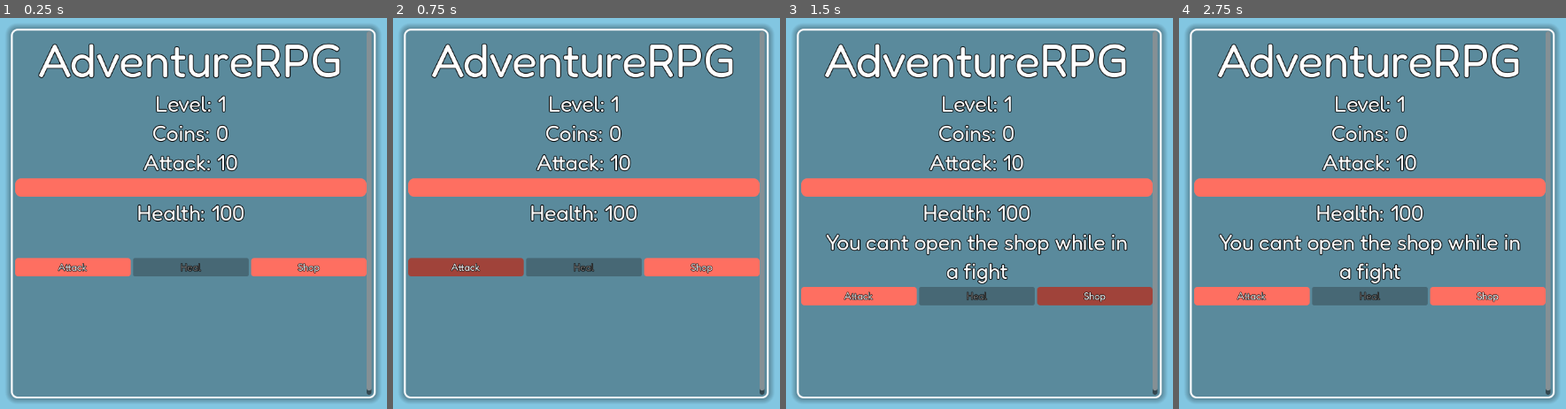
Above: before the commit, frames 1-4 (left to right).
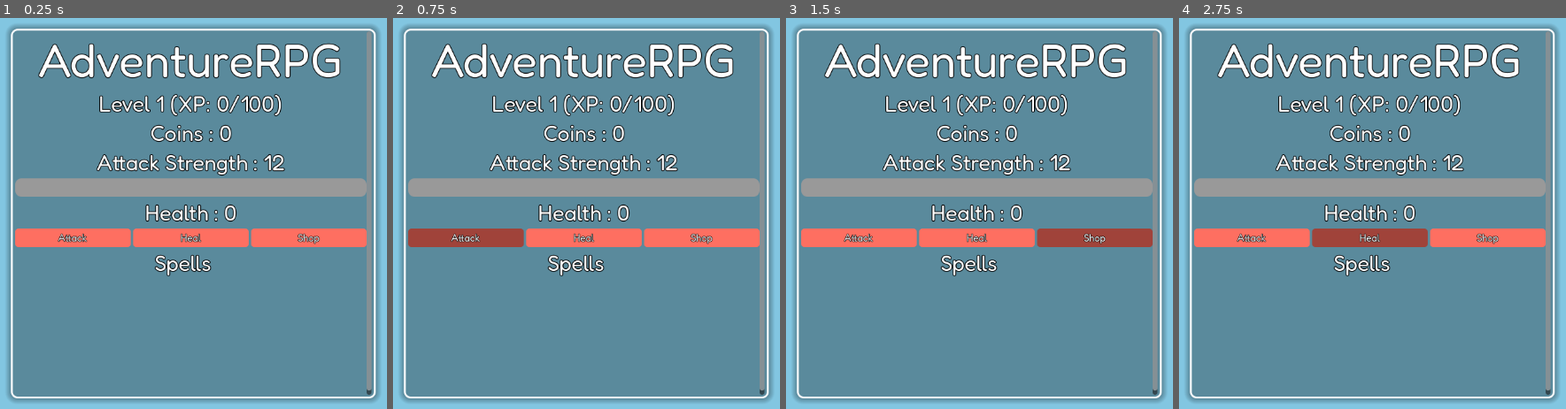
Above: after the commit, the same moments.

Repository: Overlord1304/AdventureRPG
Game: Godot game, scene res://scenes/main.tscn
Two runs of this game, one before a commit and one after it. Both use one fixed random seed, a clock stepped at 60 frames per second and the inputs below.
Inputs (mouse positions are in pixels of both pictures, inside the frame that each line leads up to):
- Up to frame 1 (0.25 s): no input
- Up to frame 2 (0.75 s): click "Attack" at 0.5 s
- Up to frame 3 (1.5 s): click "Shop" at 1.25 s
- Up to frame 4 (2.75 s): click (1368, 236) at 2 s, where only the run after the commit has a clickable "Heal"

The runs differ from the first frame. In frame 1, 17% of the frame differs, in the area x 3-95%, y 19-67%; in frame 2, 17%; in frame 3, 18%; in frame 4, 18%, in the area x 3-95%, y 19-74%.
Error before the commit: Invalid access to property or key 'attack_mul' on a base object of type 'Dictionary'. (res://scripts/main.gd:165)
Error after the commit: Parse Error: Expected end of statement after variable declaration, found "Identifier" instead. (res://scripts/global.gd:12)

Commit message:
made some enemy balancing changes

Diff:
--- a/scenes/main.tscn
+++ b/scenes/main.tscn
@@ -186,6 +186,19 @@
 vertical_alignment = 1
 autowrap_mode = 2
 
+[node name="Restart" type="Button" parent="s/ui"]
+visible = false
+custom_minimum_size = Vector2(0, 30)
+layout_mode = 2
+size_flags_horizontal = 3
+theme_override_constants/outline_size = 3
+theme_override_fonts/font = ExtResource("2_sugp2")
+theme_override_styles/normal = SubResource("StyleBoxFlat_tbgi4")
+theme_override_styles/pressed = SubResource("StyleBoxFlat_tipki")
+theme_override_styles/hover = SubResource("StyleBoxFlat_85g3d")
+theme_override_styles/focus = SubResource("StyleBoxEmpty_0wfyh")
+text = "Restart"
+
 [node name="HBoxContainer" type="HBoxContainer" parent="s/ui"]
 layout_mode = 2
 
@@ -269,6 +282,7 @@
 alignment = 1
 
 [node name="fireball" type="Button" parent="s/ui/spellselect/container"]
+visible = false
 custom_minimum_size = Vector2(100, 40)
 layout_mode = 2
 theme_override_constants/outline_size = 3
@@ -282,6 +296,7 @@
 text = "Fireball"
 
 [node name="iceblast" type="Button" parent="s/ui/spellselect/container"]
+visible = false
 custom_minimum_size = Vector2(100, 40)
 layout_mode = 2
 theme_override_constants/outline_size = 3
@@ -295,6 +310,7 @@
 text = "Ice Blast"
 
 [node name="baneofskeletons" type="Button" parent="s/ui/spellselect/container"]
+visible = false
 custom_minimum_size = Vector2(100, 40)
 layout_mode = 2
 theme_override_constants/outline_size = 3
@@ -321,6 +337,7 @@
 button_group = ExtResource("2_jyhfs")
 text = "Discharge"
 
+[connection signal="pressed" from="s/ui/Restart" to="." method="_on_restart_pressed"]
 [connection signal="pressed" from="s/ui/HBoxContainer/attack" to="." method="_on_attack_pressed"]
 [connection signal="pressed" from="s/ui/HBoxContainer/heal" to="." method="_on_heal_pressed"]
 [connection signal="pressed" from="s/ui/HBoxContainer/shop" to="." method="_on_shop_pressed"]
--- a/scenes/shop.tscn
+++ b/scenes/shop.tscn
@@ -702,6 +702,85 @@
 vertical_alignment = 1
 autowrap_mode = 2
 
+[node name="upg9" type="Button" parent="s/ui"]
+layout_mode = 2
+size_flags_horizontal = 3
+theme_override_constants/outline_size = 3
+theme_override_fonts/font = ExtResource("2_1l46r")
+theme_override_font_sizes/font_size = 32
+theme_override_styles/normal = SubResource("StyleBoxFlat_xfvoa")
+theme_override_styles/pressed = SubResource("StyleBoxFlat_1l46r")
+theme_override_styles/hover = SubResource("StyleBoxFlat_032fp")
+theme_override_styles/focus = SubResource("StyleBoxEmpty_2fc2m")
+text = "
+
+"
+
+[node name="upg9cost" type="Label" parent="s/ui/upg9"]
+layout_mode = 0
+offset_left = 276.0
+offset_top = 37.0
+offset_right = 943.0
+offset_bottom = 81.0
+size_flags_horizontal = 4
+theme_override_constants/outline_size = 5
+theme_override_fonts/font = ExtResource("2_1l46r")
+theme_override_font_sizes/font_size = 30
+text = "750 coins"
+vertical_alignment = 1
+autowrap_mode = 2
+
+[node name="Label" type="Label" parent="s/ui/upg9"]
+custom_minimum_size = Vector2(500, 0)
+layout_mode = 0
+offset_left = 16.0
+offset_top = -3.0
+offset_right = 516.0
+offset_bottom = 117.0
+size_flags_horizontal = 4
+theme_override_constants/outline_size = 5
+theme_override_fonts/font = ExtResource("2_1l46r")
+theme_override_font_sizes/font_size = 30
+text = "Strength Increase(+100 Attack
+Strength) -
+              "
+horizontal_alignment = 1
+vertical_alignment = 1
+autowrap_mode = 2
+
+[node name="Lvl20Overlay" type="Control" parent="s/ui/upg9"]
+layout_mode = 1
+anchors_preset = 15
+anchor_right = 1.0
+anchor_bottom = 1.0
+grow_horizontal = 2
+grow_vertical = 2
+
+[node name="ColorRect" type="ColorRect" parent="s/ui/upg9/Lvl20Overlay"]
+layout_mode = 1
+anchors_preset = 15
+anchor_right = 1.0
+anchor_bottom = 1.0
+grow_horizontal = 2
+grow_vertical = 2
+color = Color(0.11366529, 0.11366529, 0.113665275, 1)
+
+[node name="Label" type="Label" parent="s/ui/upg9/Lvl20Overlay"]
+custom_minimum_size = Vector2(500, 0)
+layout_mode = 0
+offset_left = 24.0
+offset_top = -8.0
+offset_right = 524.0
+offset_bottom = 83.0
+size_flags_horizontal = 4
+theme_override_constants/outline_size = 5
+theme_override_fonts/font = ExtResource("2_1l46r")
+theme_override_font_sizes/font_size = 30
+text = "Unlock at Level 20"
+horizontal_alignment = 1
+vertical_alignment = 1
+autowrap_mode = 2
+
 [connection signal="pressed" from="close" to="." method="_on_close_pressed"]
 [connection signal="pressed" from="s/ui/upg1" to="." method="_on_upg_1_pressed"]
 [connection signal="pressed" from="s/ui/upg2" to="." method="_on_upg_2_pressed"]
@@ -711,3 +790,4 @@
 [connection signal="pressed" from="s/ui/upg6" to="." method="_on_upg_6_pressed"]
 [connection signal="pressed" from="s/ui/upg7" to="." method="_on_upg_7_pressed"]
 [connection signal="pressed" from="s/ui/upg8" to="." method="_on_upg_8_pressed"]
+[connection signal="pressed" from="s/ui/upg9" to="." method="_on_upg_9_pressed"]
--- a/scripts/global.gd
+++ b/scripts/global.gd
@@ -2,14 +2,14 @@
 enum game_phase {FIGHTING,VICTORY,GAME_OVER}
 var phase = game_phase.FIGHTING
 var health = 100
-var max_health = 100
+var max_health = 750
 var currency = 0
-var base_attack = 10
-var level = 1
+var base_attack = 530
+var level = 20
 var xp = 0
 var xp_needed = 50
 var attack_bonus = 0
-var current_enemy = {}
+var current_enemy = {}vvrvrvvr
 var enemy_defeated = false
 var inventory = []
 var saves = "user://saves.save"
@@ -28,6 +28,7 @@
 var upg6cost = 220
 var upg7cost = 160
 var upg8cost = 750
+var upg9cost = 800
 func save_game():
 	var data = {
 		"health": health,
@@ -50,6 +51,7 @@
 		"bos_bought": bos_bought,
 		"upg7cost": upg7cost,
 		"upg8cost": upg8cost,
+		"upg9cost": upg9cost,
 		"discharge_bought": discharge_bought,
 		}
 	var file = FileAccess.open(saves,FileAccess.WRITE)
@@ -81,6 +83,7 @@
 			bos_bought = data.get("bos_bought",false)
 			upg7cost = data.get("upg7cost",160)
 			upg8cost = data.get("upg8cost",750)
+			upg9cost = data.get("upg9cost",800)
 			discharge_bought = data.get("discharge_bought",false)
 	else:
 		save_game()
@@ -109,6 +112,7 @@
 	upg6cost = 220
 	upg7cost = 160
 	upg8cost = 750
+	upg9cost = 800
 	bos_bought = false
 	phase = game_phase.FIGHTING
 	DirAccess.remove_absolute(saves)
--- a/scripts/main.gd
+++ b/scripts/main.gd
@@ -20,7 +20,7 @@
 		"min_level": 1,
 		"max_level": 4,
 		"health_mul": 0.8,
-		"attack_mult": 1.3,
+		"attack_mul": 1.3,
 		"coin_mul": 1.0,
 		"xp_mul":1.0
 	},
@@ -49,7 +49,7 @@
 		"health_mul": 1.2,
 		"attack_mul": 1.8,
 		"coin_mul": 1.5,
-		"xp_mul": 1.6,
+		"xp_mul": 1.6
 	},
 	{
 		"name": "Slime",
@@ -58,15 +58,15 @@
 		"health_mul": 1.5,
 		"attack_mul": 1.5,
 		"coin_mul": 1.6,
-		"xp_mul": 1.6,
+		"xp_mul": 1.6
 	},
 	{
 		"name": "Mech",
 		"min_level": 11,
 		"max_level": 19,
-		"health_mul": 2.3,
-		"attack_mul": 2.9,
-		"coin_mul": 2.0,
+		"health_mul": 2.0,
+		"attack_mul": 1.7,
+		"coin_mul": 1.9,
 		"xp_mul": 2.1
 	},
 	{
@@ -74,27 +74,27 @@
 		"min_level": 11,
 		"max_level": 19,
 		"health_mul": 2.0,
-		"attack_mul": 3.2,
-		"coin_mul": 2.1,
-		"xp_mul": 2.3
+		"attack_mul": 1.8,
+		"coin_mul": 2.0,
+		"xp_mul": 2.1
 	},
 	{
 		"name": "Armored Skeleton",
-		"min_level": 15,
+		"min_level": 18,
 		"max_level": 24,
-		"health_mul": 3.5,
-		"attack_mul": 4.0,
+		"health_mul": 2.4,
+		"attack_mul": 3.0,
 		"coin_mul": 4.0,
-		"xp_mul": 4.1,
+		"xp_mul": 4.1
 	},
 	{
 		"name": "Wraith",
-		"min_level": 15,
+		"min_level": 18,
 		"max_level": 24,
-		"health_mul": 3.5,
-		"attack_mul": 4.3,
-		"coin_mul": 4.3,
-		"xp_mul": 4.4,
+		"health_mul": 2.4,
+		"attack_mul": 3.0,
+		"coin_mul": 4.0,
+		"xp_mul": 4.1
 	}
 
 ]
@@ -112,18 +112,18 @@
 	{
 		"name": "SKELLY",
 		"min_level": 15,
-		"max_level": 24,
-		"health_mul": 2.0,
+		"max_level": 20,
+		"health_mul": 1.7,
 		"attack_mul": 2.5,
 		"coin_mul": 3.0,
 		"xp_mul": 3.5
 	},
 	{
 		"name": "M.E.C.H",
-		"min_level": 25,
-		"max_level": 34,
+		"min_level": 21,
+		"max_level": 24,
 		"health_mul": 5.0,
-		"attack_mul": 6.0,
+		"attack_mul": 3.5,
 		"coin_mul": 7.0,
 		"xp_mul": 7.5
 	}
@@ -145,7 +145,11 @@
 	if Global.discharge_bought:
 		$s/ui/spellselect/container/discharge.show()
 	update_ui()
-
+func _process(delta):
+	if Global.spell_selected == "":
+		$s/ui/HBoxContainer/castspell.disabled = true
+	else:
+		$s/ui/HBoxContainer/castspell.disabled = false
 func start_new_battle():
 	Global.enemy_defeated = false
 	Global.phase = Global.game_phase.FIGHTING
@@ -154,7 +158,7 @@
 	$s/ui/message.show()
 	for b in spell_group.get_buttons():
 		b.button_pressed = false
-	message_label.text = "An enemy appears, its a wild %s" % Global.current_enemy.name
+	message_label.text = "An enemy appears, its a wild %s" % Global.current_enemy["name"]
 func is_boss_level():
 	if Global.level < 5:
 		return false
@@ -163,21 +167,21 @@
 func create_random_enemy():
 	var enemy_list = pick(enemies)
 	return {
-		"name": enemy_list.name,
-		"health": int(ceil((30 + Global.level * 12) * enemy_list.health_mul)),
-		"attack": int(ceil((6 + Global.level * 3) * enemy_list.attack_mul)),
-		"coin_mul": enemy_list.coin_mul,
-		"xp_mul": enemy_list.xp_mul,
+		"name": enemy_list["name"],
+		"health": int(ceil((30 + Global.level * 12) * enemy_list["health_mul"])),
+		"attack": int(ceil((6 + Global.level * 3) * enemy_list["attack_mul"])),
+		"coin_mul": enemy_list["coin_mul"],
+		"xp_mul": enemy_list["xp_mul"],
 		"is_boss": false,
 	}
 func create_boss():
 	var boss_list = pick(bosses)
 	return {
-		"name": boss_list.name,
-		"health": int(ceil((30 + Global.level * 12) * boss_list.health_mul)),
-		"attack": int(ceil((6 + Global.level * 3) * boss_list.attack_mul)),
-		"coin_mul": boss_list.coin_mul,
-		"xp_mul": boss_list.xp_mul,
+		"name": boss_list["name"],
+		"health": int(ceil((30 + Global.level * 12) * boss_list["health_mul"])),
+		"attack": int(ceil((6 + Global.level * 3) * boss_list["attack_mul"])),
+		"coin_mul": boss_list["coin_mul"],
+		"xp_mul": boss_list["xp_mul"],
 		"is_boss": true,
 	}
 
@@ -192,16 +196,16 @@
 	update_ui()
 func player_attack():
 	var dmg = Global.base_attack + Global.attack_bonus
-	Global.current_enemy.health -= dmg
+	Global.current_enemy["health"] -= dmg
 	message_label.text = "You dealt %d damage." % dmg
-	if Global.current_enemy.health <= 0:
+	if Global.current_enemy["health"] <= 0:
 		win_battle()
 	else:
 		enemy_attack()
 func enemy_attack():
-	var dmg = Global.current_enemy.attack
+	var dmg = Global.current_enemy["attack"]
 	Global.health -= dmg
-	message_label.text = "It hits you for %d, it has %s health left" % [dmg,Global.current_enemy.health]
+	message_label.text = "It hits you for %d, it has %d health left" % [dmg,Global.current_enemy["health"]]
 	if Global.health <= 0:
 		game_over()
 func win_battle():
@@ -209,8 +213,8 @@
 	Global.phase = Global.game_phase.VICTORY
 	var base_coins_gain = 10 + Global.level * 2
 	var base_xp_gain = 20 + Global.level * 5
-	var coins_gain = int(base_coins_gain * Global.current_enemy.coin_mul)
-	var xp_gain = int(base_xp_gain * Global.current_enemy.xp_mul)
+	var coins_gain = int(base_coins_gain * Global.current_enemy["coin_mul"])
+	var xp_gain = int(base_xp_gain * Global.current_enemy["xp_mul"])
 
 	Global.currency += coins_gain
 	Global.xp += xp_gain
@@ -231,7 +235,7 @@
 		message_label.text += " Level Up!"
 		Global.save_game()
 func update_ui():
-	$s/ui/stats/level.text = "Level: %d" % Global.level
+	$s/ui/stats/level.text = "Level %d: (%d/%d XP)" % [Global.level,Global.xp,Global.xp_needed]
 	$s/ui/stats/currency.text = "Coins: %d" % Global.currency
 	$s/ui/stats/astrength.text = "Attack: %d" % (Global.base_attack+Global.attack_bonus)
 	$s/ui/health.text = "Health: %d" % Global.health
@@ -252,6 +256,9 @@
 	Global.phase = Global.game_phase.GAME_OVER
 	Global.health = 0
 	message_label.text = "You were defeated. Game Over"
+	$s/ui/HBoxContainer.hide()
+	$s/ui/spellselect.hide()
+	$s/ui/Restart.show()
 	Global.reset_game()
 	update_ui()
 
@@ -272,7 +279,7 @@
 		health_tween.kill()
 	health_tween = create_tween()
 	health_tween.set_trans(Tween.TRANS_QUAD)
-	health_tween.set_trans(Tween.EASE_OUT)
+	health_tween.set_ease(Tween.EASE_OUT)
 	health_tween.tween_property(
 		health_bar,
 		"value",
@@ -296,8 +303,14 @@
 func _on_fireball_pressed() -> void:
 	select_spell("fireball_spell")
 func cast_spell():
-	if Global.sutf or Global.spell_selected == "":
-		message_label.text = "No spell selected or already used once in this fight!"
+	if Global.phase != Global.game_phase.FIGHTING:
+		message_label.text = "You can't cast a spell now."
+		return
+	if Global.enemy_defeated or Global.current_enemy == null:
+		message_label.text = "You can't cast a spell now."
+		return
+	if Global.sutf:
+		message_label.text = "Spell already used once in this fight!"
 		return
 	var dmg = 0
 	match Global.spell_selected:
@@ -308,15 +321,15 @@
 		"bos_spell":
 			dmg = 200
 		"discharge_spell":
-			dmg = 500
-	Global.current_enemy.health -= dmg
+			dmg = 400
+	Global.current_enemy["health"] -= dmg
 	message_label.text = "You cast %s for %d damage" %[Global.spell_selected,dmg]
 	Global.sutf = true
 	for b in spell_group.get_buttons():
 		b.button_pressed = false
 	Global.spell_selected = ""
 
-	if Global.current_enemy.health <= 0:
+	if Global.current_enemy["health"] <= 0:
 		win_battle()
 	else:
 		enemy_attack()
@@ -343,3 +356,7 @@
 
 func _on_discharge_pressed() -> void:
 	select_spell("discharge_spell")
+
+
+func _on_restart_pressed() -> void:
+	get_tree().reload_current_scene()
--- a/scripts/shop.gd
+++ b/scripts/shop.gd
@@ -1,7 +1,6 @@
 extends Control
 @onready var message_label = $s/ui/message
 @onready var close = $close
-
 func _ready():
 	message_label.text = "Welcome to the shop!"
 	if Global.fball_bought:
@@ -20,6 +19,7 @@
 	$s/ui/upg6/upg6cost.text = "%d Coins" % Global.upg6cost
 	$s/ui/upg7/upg7cost.text = "%d Coins" % Global.upg7cost
 	$s/ui/upg8/upg8cost.text = "%d Coins" % Global.upg8cost
+	$s/ui/upg9/upg9cost.text = "%d Coins" % Global.upg9cost
 	if Global.level >= 5:
 		$s/ui/upg3/Lvl5Overlay.hide()
 		$s/ui/upg4/Lvl5Overlay.hide()
@@ -29,6 +29,8 @@
 	if Global.level >= 15:
 		$s/ui/upg7/Lvl15Overlay.hide()
 		$s/ui/upg8/Lvl15Overlay.hide()
+	if Global.level >= 20:
+		$s/ui/upg9/Lvl20Overlay.hide()
 func _on_upg_1_pressed() -> void:
 	if Global.currency < Global.upg1cost:
 		message_label.text = "Not enough coins!"
@@ -139,3 +141,15 @@
 	message_label.text = "You gained a new spell"
 	if Global.discharge_bought:
 		$s/ui/upg8.disabled = true
+
+
+func _on_upg_9_pressed() -> void:
+	if Global.currency < Global.upg9cost:
+		message_label.text = "Not enough coins!"
+		return
+	Global.currency -= Global.upg9cost
+	Global.upg9cost = int(ceil(Global.upg9cost * 1.15))
+	Global.attack_bonus += 100
+	Global.save_game()
+	$s/ui/upg9/upg9cost.text = "%d Coins" % Global.upg9cost
+	message_label.text = "You gained 100 attack strength"
